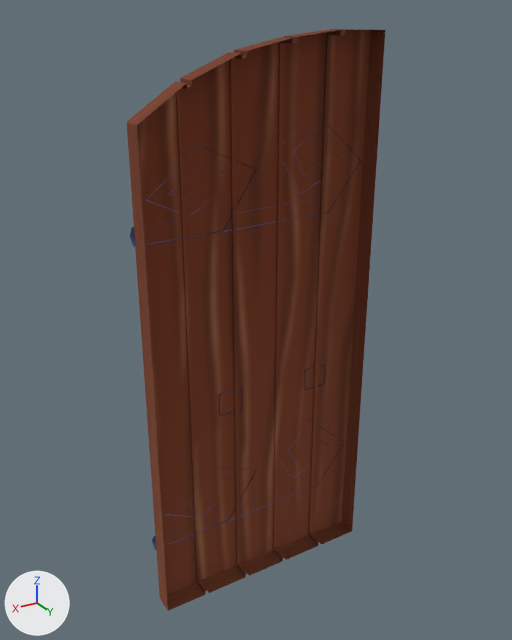
The FBX model Dish-Dwellers-TCC/Assets/Models/Saulo/Door/DoubleDoorLeft.fbx: old version first, new version second.
Camera for both pictures: a 50 mm lens placed at (-41.29, 3.24, 3.43), pointed at (-43.26, -0.05, 1.79). The axes (+X, +Y, +Z) are drawn at lower left. The lights are the same throughout. Where no turn or scale is listed for an object, it has been applied to the vertices.

In view in the first picture: 'DoubleDoorLeft'.
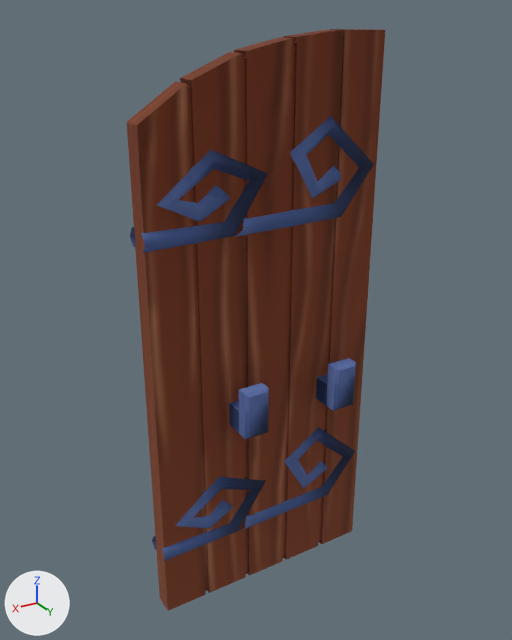
Changed parts and their boxes [x1, y1, x2, y2] in the pictures (512 x 640 px):
part 1 of me_doubledoorleft, added (blue): after [229, 383, 269, 439]
part 2 of me_doubledoorleft, added (blue): after [316, 358, 356, 411]
part 3 of me_doubledoorleft, added (blue): after [141, 150, 268, 253]
part 4 of me_doubledoorleft, added (blue): after [235, 116, 374, 237]
part 5 of me_doubledoorleft, added (blue): after [162, 477, 266, 561]
part 6 of me_doubledoorleft, added (blue): after [240, 427, 355, 531]
part 7 of me_doubledoorleft, added (brown): after [137, 29, 385, 611]

The change in detail:
me_doubledoorleft is used by ob_doubledoorleft; location (-42.557, 0.0, 0.0).
me_doubledoorleft had 200 vertices, 139 faces and spanned x -1.45..0.02, y -0.26..0.06, z 0.01..3.36.
me_doubledoorleft now has 360 vertices, 266 faces and spans x -1.45..0.02, y -0.26..0.26, z 0.01..3.36.
me_doubledoorleft part 1: the loose piece of 22 vertices spanning x -0.61..-0.45, y -0.26..-0.06, z 1.21..1.5 is copied, and the copy is mirrored in y about the mesh origin; it spans x -0.61..-0.45, y 0.06..0.26, z 1.21..1.5.
me_doubledoorleft part 2: the loose piece of 22 vertices spanning x -1.23..-1.08, y -0.26..-0.06, z 1.21..1.5 is copied, and the copy is mirrored in y about the mesh origin; it spans x -1.23..-1.08, y 0.06..0.26, z 1.21..1.5.
me_doubledoorleft part 3: the loose piece of 21 vertices spanning x -0.71..0.02, y -0.1..-0.06, z 2.35..2.83 is copied, and the copy is mirrored in y about the mesh origin; it spans x -0.71..0.02, y 0.06..0.1, z 2.35..2.83.
me_doubledoorleft part 4: the loose piece of 21 vertices spanning x -1.43..-0.5, y -0.1..-0.06, z 2.35..2.94 is copied, and the copy is mirrored in y about the mesh origin; it spans x -1.43..-0.5, y 0.06..0.1, z 2.35..2.94.
me_doubledoorleft part 5: the loose piece of 21 vertices spanning x -0.71..0.02, y -0.1..-0.06, z 0.4..0.88 is copied, and the copy is mirrored in y about the mesh origin; it spans x -0.71..0.02, y 0.06..0.1, z 0.4..0.88.
me_doubledoorleft part 6: the loose piece of 21 vertices spanning x -1.43..-0.5, y -0.1..-0.06, z 0.4..0.99 is copied, and the copy is mirrored in y about the mesh origin; it spans x -1.43..-0.5, y 0.06..0.1, z 0.4..0.99.
Part 7, on me_doubledoorleft:
32 vertices are added at x -1.17..-0.26, y -0.06..0.05, z 0.03..3.34.
41 new faces join them.
